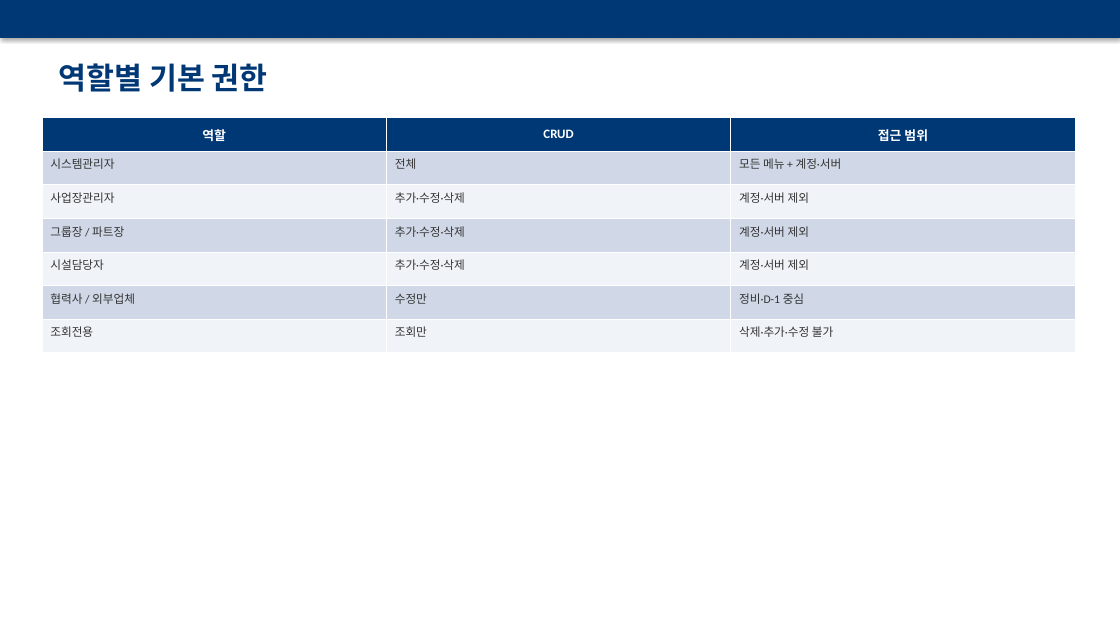
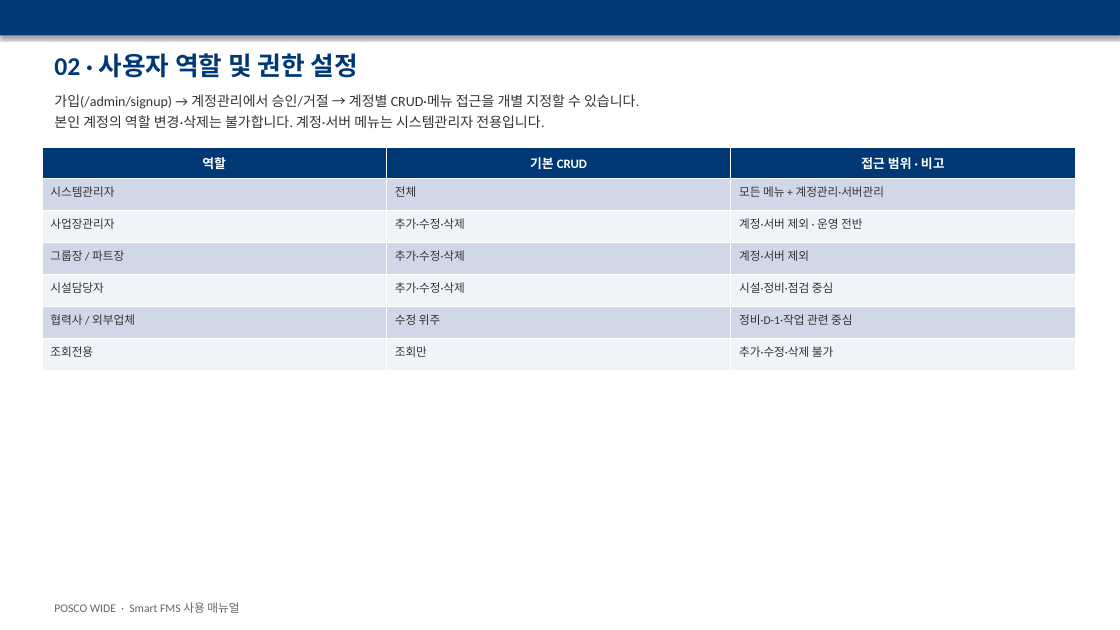
Before and after one commit to hongkiryong-ux/smart-fms, a slide deck: slide 5 of docs/Smart_FMS_사용매뉴얼.pptx (slide 9 before the commit). Drawn at 1120x630 pixels with LibreOffice and Linux fonts; fonts in the diff are those of the drawing. Boxes give left, top, right and bottom in pixels: in the first picture for what was removed or moved away, otherwise in the second. Text is boxed around its words. In the diff, an @@ line names an element or a change of style, - is before the commit and + after.

```diff
--- a/docs/Smart_FMS_사용매뉴얼.pptx
+++ b/docs/Smart_FMS_사용매뉴얼.pptx
@@ text at box(54, 53, 358, 78): text changed; size 26 to 22 pt @@
-역할별 기본 권한
+02 · 사용자 역할 및 권한 설정
@@ text added at box(54, 94, 639, 128), 12 pt, text #333333 @@
+가입(/admin/signup) → 계정관리에서 승인/거절 → 계정별 CRUD·메뉴 접근을 개별 지정할 수 있습니다.
+본인 계정의 역할 변경·삭제는 불가합니다. 계정·서버 메뉴는 시스템관리자 전용입니다.
@@ table at box(42, 147, 1075, 371) @@
-row 1, column 2: CRUD
+row 1, column 2: 기본 CRUD
-row 1, column 3: 접근 범위
+row 1, column 3: 접근 범위 · 비고
-row 2, column 3: 모든 메뉴 + 계정·서버
+row 2, column 3: 모든 메뉴 + 계정관리·서버관리
-row 3, column 3: 계정·서버 제외
+row 3, column 3: 계정·서버 제외 · 운영 전반
-row 5, column 3: 계정·서버 제외
+row 5, column 3: 시설·정비·점검 중심
-row 6, column 2: 수정만
+row 6, column 2: 수정 위주
-row 6, column 3: 정비·D-1 중심
+row 6, column 3: 정비·D-1·작업 관련 중심
-row 7, column 3: 삭제·추가·수정 불가
+row 7, column 3: 추가·수정·삭제 불가
@@ table: place and size @@
-table at box(42, 118, 1075, 353)
+table at box(42, 147, 1075, 371)
@@ text added at box(54, 602, 239, 613), 10 pt, text #666666 @@
+POSCO WIDE · Smart FMS 사용 매뉴얼
```
Also in this commit, not shown: 9 other slides changed, 4 slides added, 19 slides removed, 1 other file.
